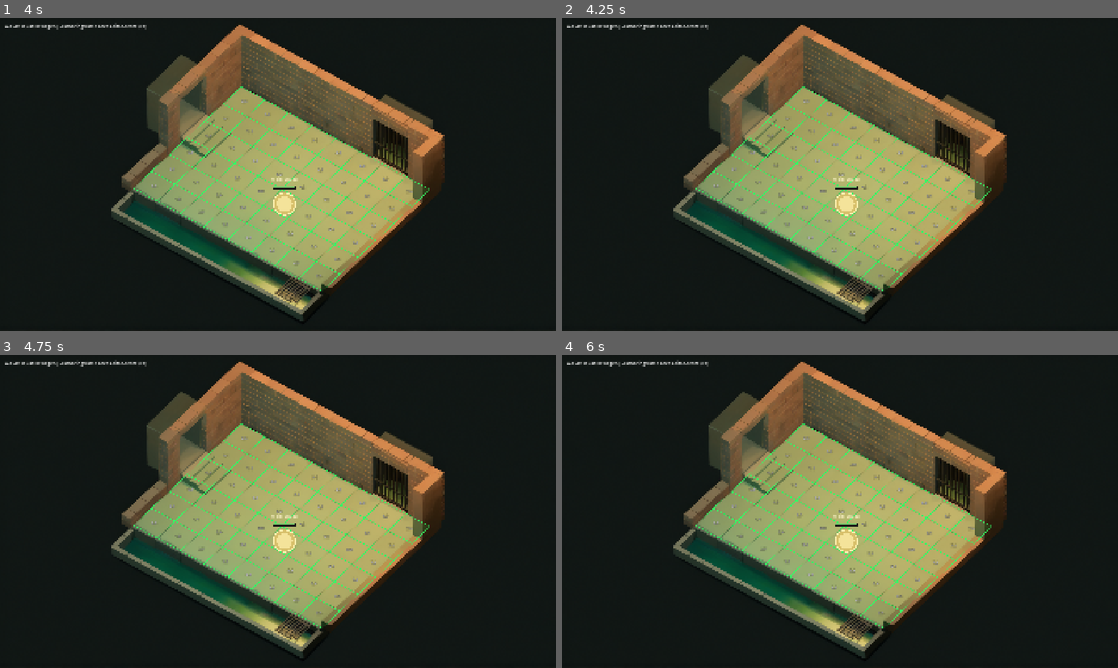
Above: before the commit, frames 1-4 (two rows, left to right).
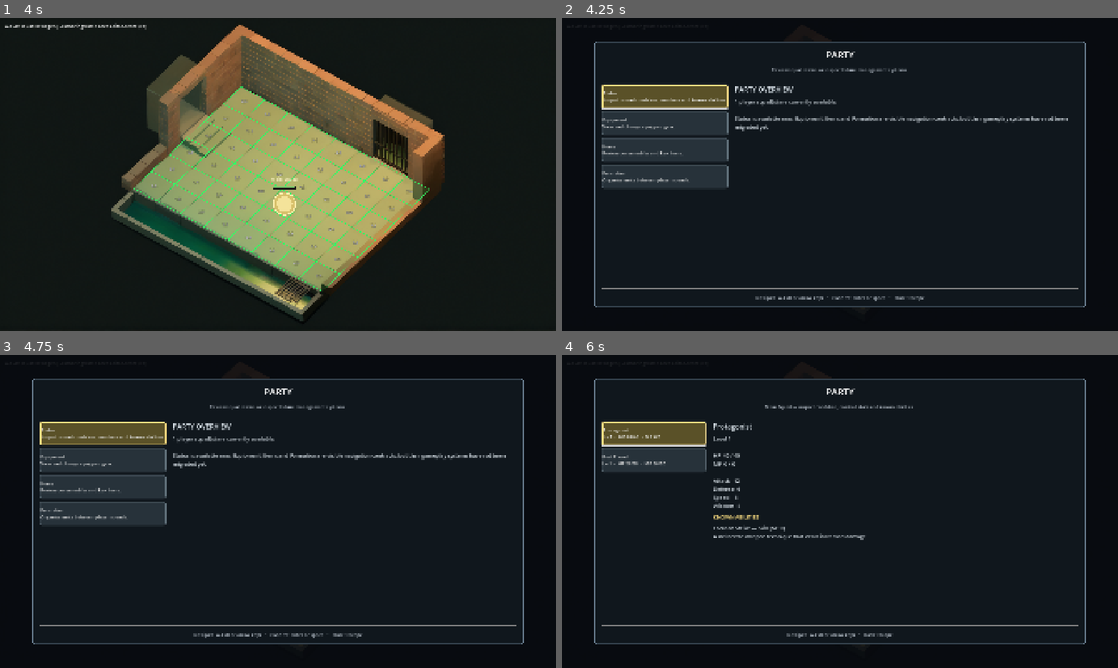
Above: after the commit, the same moments.

Repository: Kradoneem/TacticalRPG-Godot
Game: Godot game, scene res://scenes/core/main.tscn
The game is run twice, just before and just after one commit, with the same random seed, the same clock (stepped at 60 frames per second) and the same inputs.
Inputs (mouse positions are in pixels of both pictures, inside the frame that each line leads up to):
- Up to frame 1 (4 s): tap Enter (ui_accept) at 0.5, 0.77, 1.25, 2, 2.75, 3.5, 3.77 s; move the mouse to (400, 158) at 0.52 s; hold D (move_right) 0.53-1.25 s; hold E (engage) 0.53-1.25 s; click (400, 158) at 0.67 s; drag from (166, 190) to (250, 237) at 1.27 s; move the mouse to (333, 105) at 2.02 s; hold D (move_right) 2.03-2.75 s; tap Space at 2.1 s; click (333, 105) at 2.17 s; drag from (250, 237) to (111, 127) at 2.77 s; move the mouse to (444, 221) at 3.52 s; hold A (move_left) from 3.53 s (still down); tap 2 at 3.6 s; click (444, 221) at 3.67 s
- Up to frame 2 (4.25 s): keep holding A (move_left); tap Escape (ui_cancel) at 4.15 s
- Up to frame 3 (4.75 s): release A (move_left) at 4.25 s; drag from (111, 464) to (194, 433) at 4.27 s
- Up to frame 4 (6 s): click (667, 433) at 5 s, where only the run after the commit has a clickable "Status Inspect squad conditio…"; click (656, 433) at 5.75 s, where only the run after the commit has a clickable "Main Squad 2/4 members • Stra…"

Frame 1 is identical in both runs. In frame 2, 40% of the frame differs, in the area x 0-95%, y 1-97%; in frame 3, 40%; in frame 4, 37%.

Commit message:
feat: centralize party menu and fix status formatting

Diff:
--- a/scripts/autoloads/scene_manager.gd
+++ b/scripts/autoloads/scene_manager.gd
@@ -368,3 +368,12 @@
 
 func get_current_game_scene() -> Node:
 	return _current_game_scene
+
+func can_open_party_menu() -> bool:
+	return (
+		is_instance_valid(_main)
+		and is_instance_valid(_current_game_scene)
+		and not _current_game_scene.is_queued_for_deletion()
+		and not is_instance_valid(_active_game_presentation)
+		and _overlay_stack.is_empty()
+	)
--- a/scripts/core/main.gd
+++ b/scripts/core/main.gd
@@ -1,20 +1,27 @@
 extends Node
 
 const START_SCENE_PATH: String = (
-    "res://scenes/exploration/sewer_entrance_test.tscn"
+	"res://scenes/exploration/sewer_entrance_test.tscn"
+)
+
+const PartyMenuControllerScript = preload(
+	"res://scripts/ui/party_menu_controller.gd"
 )
 
 @onready var game_layer: Node = $GameLayer
 @onready var ui_layer: CanvasLayer = $UILayer
+
+var party_menu_controller: PartyMenuControllerScript
 
 
 func _ready() -> void:
 	GameState.start_new_game()
 
 	SceneManager.register_main(self)
+
 	print("Main registered with SceneManager.")
 	print(
-        "New game started with %d party members."
+		"New game started with %d party members."
 		% GameState.party.size()
 	)
 
@@ -23,6 +30,13 @@
 
 	SceneManager.change_game_scene(START_SCENE_PATH)
 
+	# One central controller survives all exploration room changes.
+	# It must remain outside GameLayer.
+	party_menu_controller = PartyMenuControllerScript.new()
+	party_menu_controller.name = "PartyMenuController"
+	add_child(party_menu_controller)
+	party_menu_controller.configure(game_layer)
+
 
 func get_game_layer() -> Node:
 	return game_layer
--- a/scripts/exploration/exploration_map.gd
+++ b/scripts/exploration/exploration_map.gd
@@ -132,3 +132,27 @@
 func _process(_delta: float) -> void:
 	if _runtime_status != null:
 		_runtime_status.visible = not _exit_interaction_active and not _combat_presentation_active
+
+func can_open_party_menu() -> bool:
+	if (
+		_runtime == null
+		or _exit_interaction_active
+		or _combat_presentation_active
+	):
+		return false
+
+	if (
+		player_marker.squad == null
+		or not player_marker.squad.is_alive()
+		or _runtime.turns == null
+		or _runtime.encounters == null
+	):
+		return false
+
+	# Alert means tactical combat has started.
+	# Tactical actions and strategy selection also block Party.
+	return (
+		_runtime.turns.is_free_exploration()
+		and not _runtime.turns.input_suspended
+		and not _runtime.encounters.is_busy()
+	)
--- a/scripts/exploration/room_destination_test.gd
+++ b/scripts/exploration/room_destination_test.gd
@@ -125,3 +125,6 @@
 	if destination == null:
 		_transitioning = false
 		_description.text = "Terugkeer mislukt. Controleer Output."
+
+func can_open_party_menu() -> bool:
+	return not _transitioning
--- a/scripts/ui/party_menu.gd
+++ b/scripts/ui/party_menu.gd
@@ -131,7 +131,6 @@
 	_overlay.hide()
 	closed.emit()
 
-
 func _show_root() -> void:
 	_screen = Screen.ROOT
 	_selected_navigation_index = 0
@@ -139,7 +138,11 @@
 	_set_subtitle(
 		"Review squad status or inspect future management systems."
 	)
-	_set_hint("Navigate: WASD or arrow keys   •   Confirm: Enter or Space   •   Close: Escape")
+	_set_hint(
+		"Navigate: WASD or arrow keys"
+		+ "   •   Confirm: Enter or Space"
+		+ "   •   Close: Escape"
+	)
 
 	_clear_navigation()
 	_clear_details()
@@ -161,18 +164,20 @@
 		"Organise units between player squads."
 	)
 
-	_add_detail_heading("PARTY OVERVIEW")
-	_add_detail_text(
+	var overview_template: String = (
 		"%d player squad(s) are currently available.\n\n"
 		+ "Status is available now. Equipment, Items and Formation are "
 		+ "visible navigation contracts, but their gameplay systems have "
 		+ "not been migrated yet."
-		% _available_squads.size()
+	)
+
+	_add_detail_heading("PARTY OVERVIEW")
+	_add_detail_text(
+		overview_template % _available_squads.size()
 	)
 
 	_refresh_navigation_selection()
 	call_deferred("_focus_selected_navigation_button")
-
 
 func _show_status_squad_selection() -> void:
 	_screen = Screen.STATUS_SQUAD_SELECTION
@@ -334,23 +339,35 @@
 		Screen.PLACEHOLDER:
 			_show_root()
 
-
 func _refresh_member_details() -> void:
 	if _current_squad == null:
 		return
 
-	if _selected_navigation_index >= _current_squad.members.size():
-		return
-
-	var member: Unit = _current_squad.members[_selected_navigation_index]
+	if (
+		_selected_navigation_index < 0
+		or _selected_navigation_index >= _current_squad.members.size()
+	):
+		return
+
+	var member: Unit = _current_squad.members[
+		_selected_navigation_index
+	]
 
 	_clear_details()
-
 	_add_detail_heading(member.display_name)
+
+	var stats_template: String = (
+		"Level %d\n\n"
+		+ "HP  %d / %d\n"
+		+ "MP  %d / %d\n\n"
+		+ "Attack   %d\n"
+		+ "Defense  %d\n"
+		+ "Speed    %d\n"
+		+ "Wisdom   %d"
+	)
+
 	_add_detail_text(
-		"Level %d\n\nHP  %d / %d\nMP  %d / %d\n\n"
-		+ "Attack   %d\nDefense  %d\nSpeed    %d\nWisdom   %d"
-		% [
+		stats_template % [
 			member.level,
 			member.hp,
 			member.max_hp,
@@ -391,7 +408,6 @@
 				ability.description
 			]
 		)
-
 
 func _set_subtitle(new_text: String) -> void:
 	_subtitle_label.text = new_text
@@ -521,30 +537,55 @@
 
 	return style
 
-
 func _unhandled_input(event: InputEvent) -> void:
+	# Fallback using the same public navigation entry point.
+	# Events consumed by _input do not reach this stage.
+	if handle_menu_input(event):
+		get_viewport().set_input_as_handled()
+
+func handle_menu_input(event: InputEvent) -> bool:
+	## Public keyboard-navigation entry point.
+	## Returns true when the open menu owns this keyboard event.
+	## Navigation and back/close behavior remain inside PartyMenu.
+
 	if not _is_open:
-		return
+		return false
 
 	if not event is InputEventKey:
-		return
-
+		return false
+
+	# Consume releases and repeats without executing another menu action.
 	if not event.is_pressed() or event.is_echo():
-		return
+		return true
 
 	if event.is_action_pressed("ui_cancel"):
 		_handle_back()
-	elif event.is_action_pressed("move_up"):
+
+	elif (
+		event.is_action_pressed("move_up")
+		or event.is_action_pressed("ui_up")
+		or event.is_action_pressed("move_left")
+		or event.is_action_pressed("ui_left")
+	):
 		_move_navigation_selection(-1)
-	elif event.is_action_pressed("move_down"):
+
+	elif (
+		event.is_action_pressed("move_down")
+		or event.is_action_pressed("ui_down")
+		or event.is_action_pressed("move_right")
+		or event.is_action_pressed("ui_right")
+	):
 		_move_navigation_selection(1)
-	elif event.is_action_pressed("move_left"):
-		_move_navigation_selection(-1)
-	elif event.is_action_pressed("move_right"):
-		_move_navigation_selection(1)
+
 	elif event.is_action_pressed("ui_accept"):
 		_activate_selected_option()
-	else:
-		return
-
-	get_viewport().set_input_as_handled()
+
+	# Unknown keys also stay inside the open menu.
+	return true
+
+
+func _input(event: InputEvent) -> void:
+	# Run before focused Buttons handle keyboard events.
+	# Mouse clicks still use the existing Button.pressed connections.
+	if handle_menu_input(event):
+		get_viewport().set_input_as_handled()
--- /dev/null
+++ b/scripts/ui/party_menu_controller.gd
@@ -0,0 +1,136 @@
+extends Node
+
+## Central owner and access gate for the existing PartyMenu.
+## Lives under Main, outside GameLayer.
+## Does not own menu navigation or gameplay Squad/Unit data.
+
+const PartyMenuScript = preload(
+	"res://scripts/ui/party_menu.gd"
+)
+
+var _game_layer: Node
+var _menu: PartyMenu
+var _configured: bool = false
+
+var _gameplay_locked: bool = false
+var _previous_game_process_mode: int = Node.PROCESS_MODE_INHERIT
+
+## Future modal systems, such as dialogue, own their own reason IDs.
+var _blockers: Dictionary = {}
+
+
+func configure(game_layer: Node) -> void:
+	if _configured:
+		push_error("PartyMenuController cannot be configured twice.")
+		return
+
+	if game_layer == null:
+		push_error("PartyMenuController requires GameLayer.")
+		return
+
+	_game_layer = game_layer
+
+	_menu = PartyMenuScript.new()
+	_menu.name = "PartyMenu"
+	add_child(_menu)
+
+	_menu.closed.connect(_on_menu_closed)
+
+	_configured = true
+
+
+func set_blocked(reason: StringName, blocked: bool) -> void:
+	if reason == &"":
+		push_error("Party blockers require a non-empty reason.")
+		return
+
+	if blocked:
+		_blockers[reason] = true
+
+		if is_open():
+			_menu.close()
+
+	else:
+		_blockers.erase(reason)
+
+
+func is_open() -> bool:
+	return _menu != null and _menu.is_open()
+
+
+func can_open() -> bool:
+	if not _configured or is_open() or not _blockers.is_empty():
+		return false
+
+	if not is_instance_valid(_game_layer):
+		return false
+
+	if _game_layer.process_mode == Node.PROCESS_MODE_DISABLED:
+		return false
+
+	if not SceneManager.can_open_party_menu():
+		return false
+
+	var active_scene: Node = SceneManager.get_current_game_scene()
+
+	if not is_instance_valid(active_scene):
+		return false
+
+	# Party is generally available.
+	# Scenes with combat or interaction restrictions supply this contract.
+	if active_scene.has_method("can_open_party_menu"):
+		return bool(active_scene.call("can_open_party_menu"))
+
+	return true
+
+
+func open_menu() -> void:
+	if not can_open():
+		return
+
+	_previous_game_process_mode = int(_game_layer.process_mode)
+	_gameplay_locked = true
+
+	# Stops world processing and input, including map camera and exits.
+	# The menu lives outside GameLayer and remains active.
+	_game_layer.process_mode = Node.PROCESS_MODE_DISABLED
+
+	_menu.open_for_squads(GameState.squads)
+
+	# The existing menu rejects opening if no player squads are available.
+	if not _menu.is_open():
+		_restore_gameplay()
+
+
+func _on_menu_closed() -> void:
+	_restore_gameplay()
+
+
+func _restore_gameplay() -> void:
+	if not _gameplay_locked:
+		return
+
+	if is_instance_valid(_game_layer):
+		_game_layer.process_mode = _previous_game_process_mode
+
+	_gameplay_locked = false
+
+
+func _unhandled_input(event: InputEvent) -> void:
+	if not _configured or is_open():
+		return
+
+	if not event is InputEventKey:
+		return
+
+	if not event.is_pressed() or event.is_echo():
+		return
+
+	if not event.is_action_pressed("ui_cancel"):
+		return
+
+	if not can_open():
+		return
+
+	open_menu()
+	get_viewport().set_input_as_handled()
Not shown, added: scripts/ui/party_menu_controller.gd.uid
